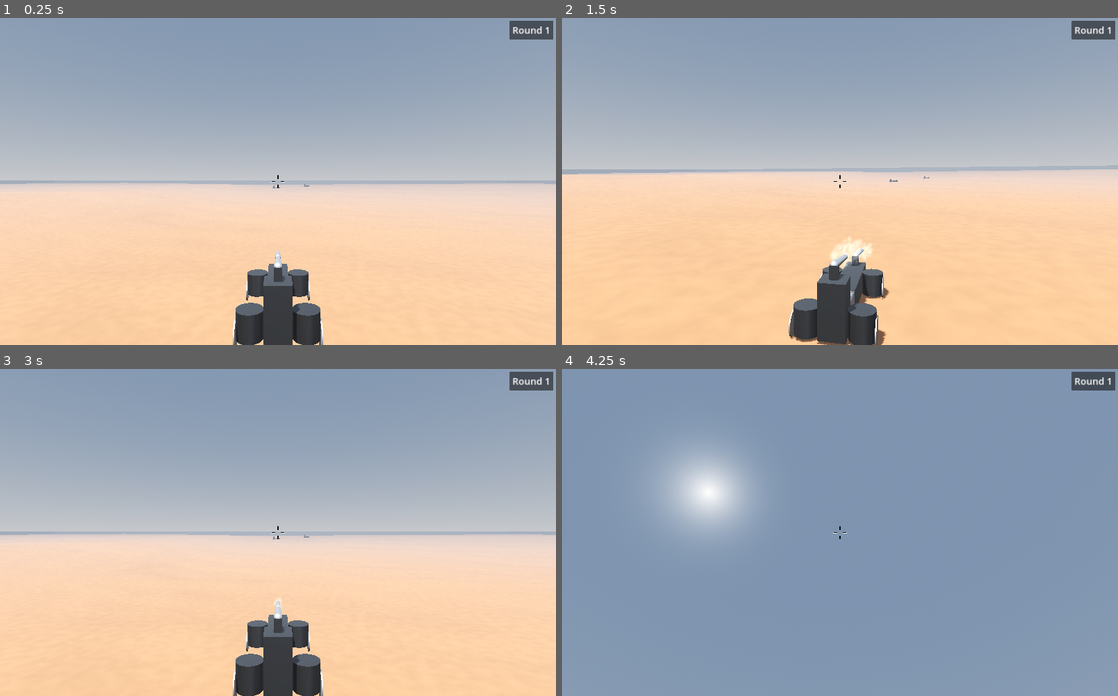
Above: before the commit, frames 1-4 (two rows, left to right).
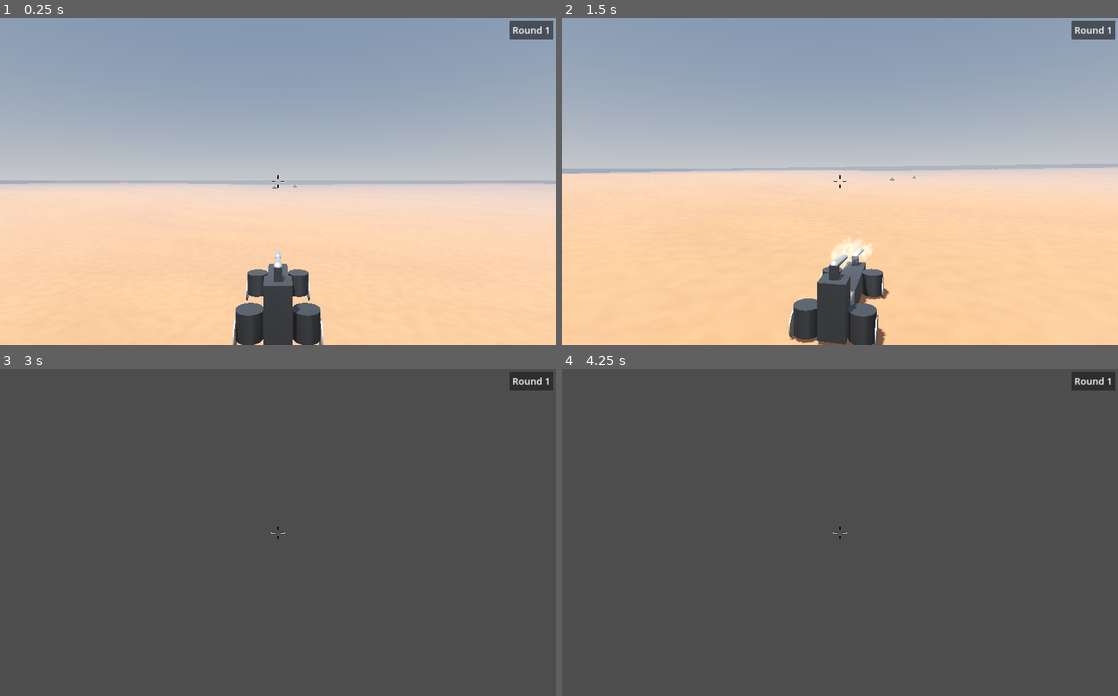
Above: after the commit, the same moments.

Repository: mcjohnalds/metal-skirmish
Game: Godot game, scene res://scenes/main.tscn
Same seed, same stepped clock (60 frames per second), same inputs: the game is played once before the commit and once after it.
Inputs (mouse positions are in pixels of both pictures, inside the frame that each line leads up to):
- Up to frame 1 (0.25 s): no input
- Up to frame 2 (1.5 s): tap Enter at 0.5 s; move the mouse to (867, 181) at 0.52 s; hold R (orbit) 0.53-1.28 s; hold W (move_forward) from 0.53 s (still down); click (867, 181) at 0.67 s; move the mouse to (812, 181) at 1.27 s; tap F (recenter) at 1.35 s
- Up to frame 3 (3 s): move the mouse to (289, 525) at 2.02 s; hold Tab (switch_scene) 2.03-2.75 s; release W (move_forward) at 2.75 s; click (505, 682) at 2.75 s
- Up to frame 4 (4.25 s): move the mouse to (834, 539) at 3.52 s; hold W (move_forward) from 3.53 s (still down); tap 1 at 3.6 s; click (834, 539) at 3.67 s

The runs differ from the first frame. In frame 1, less than 0.1% of the frame differs, in the area x 49-56%, y 50-53%; in frame 2, 0.7%; in frame 3, 98%; in frame 4, 100%, in the area x 0-100%, y 0-100%.
Error after the commit: Invalid access to property or key 'aim' on a base object of type 'null instance'. (res://scripts/vehicle.gd:171)

Commit message:
refactor vehicle scenes

Diff:
--- a/project.godot
+++ b/project.godot
@@ -78,7 +78,6 @@
 3d_physics/layer_1="vehicle"
 3d_physics/layer_2="ground"
 3d_physics/layer_3="giblet"
-3d_physics/layer_4="wall"
 
 [physics]
 
--- a/scenes/arena.tscn
+++ b/scenes/arena.tscn
@@ -1,20 +1,13 @@
-[gd_scene load_steps=16 format=3 uid="uid://dibolnwtlpcgq"]
+[gd_scene load_steps=11 format=3 uid="uid://dibolnwtlpcgq"]
 
 [ext_resource type="Script" path="res://scripts/arena.gd" id="1_vu6ok"]
 [ext_resource type="PackedScene" uid="uid://7k5xltg2hw8" path="res://scenes/environment.tscn" id="2_lr0bs"]
-[ext_resource type="Script" path="res://scripts/vehicle.gd" id="2_vd60c"]
 [ext_resource type="PackedScene" uid="uid://ca5c21n3ub847" path="res://scenes/wall.tscn" id="3_3iwxt"]
-[ext_resource type="PackedScene" uid="uid://cq4gywwo6nthu" path="res://scenes/armor_part.tscn" id="3_3sqo7"]
-[ext_resource type="PackedScene" uid="uid://dhjl4ne7kf1gk" path="res://scenes/wheel_part.tscn" id="4_smsly"]
-[ext_resource type="PackedScene" uid="uid://4fui5v13ebcj" path="res://scenes/gun_part.tscn" id="6_aqp3c"]
-[ext_resource type="PackedScene" uid="uid://cxwv3sxpc8d4n" path="res://scenes/cockpit_part.tscn" id="7_0evu1"]
+[ext_resource type="PackedScene" uid="uid://oqld8le6x6x" path="res://scenes/vehicle_small.tscn" id="4_x6iyi"]
 [ext_resource type="PackedScene" uid="uid://eewxycwm7fsg" path="res://scenes/ground.tscn" id="8_cv38k"]
 [ext_resource type="Texture2D" uid="uid://btykjkru56eb8" path="res://textures/crosshair.svg" id="13_cprpm"]
 [ext_resource type="PackedScene" uid="uid://270hj1ge6dxn" path="res://scenes/round_counter.tscn" id="14_ar3fi"]
 [ext_resource type="PackedScene" uid="uid://dumuf1e8lfu48" path="res://scenes/next_button.tscn" id="15_tpeo3"]
-
-[sub_resource type="SphereShape3D" id="SphereShape3D_agf0a"]
-radius = 7.375
 
 [sub_resource type="StandardMaterial3D" id="StandardMaterial3D_3cg83"]
 shading_mode = 0
@@ -43,113 +36,14 @@
 [node name="Wall4" parent="Walls" instance=ExtResource("3_3iwxt")]
 transform = Transform3D(-2.18557e-07, 3.48787e-16, 1, 3.48787e-16, 1, -3.48787e-16, -1, 3.48787e-16, -2.18557e-07, -997.5, 10, 2.08165e-12)
 
-[node name="Enemy1" type="RigidBody3D" parent="." groups=["vehicles"]]
-transform = Transform3D(0.453571, 0, -0.89122, 0, 1, 0, 0.89122, 0, 0.453571, 14.7995, 10.831, -27.4631)
-collision_mask = 11
-mass = 1000.0
-center_of_mass_mode = 1
-script = ExtResource("2_vd60c")
+[node name="VehicleSmall" parent="." instance=ExtResource("4_x6iyi")]
+transform = Transform3D(-1, 3.48787e-16, -8.74227e-08, 3.48787e-16, 1, -3.48787e-16, 8.74227e-08, -3.48787e-16, -1, -4.22319, 10.831, 16.1508)
 
-[node name="ArmorPart4" parent="Enemy1" instance=ExtResource("3_3sqo7")]
-transform = Transform3D(1, 0, 0, 0, 1, 0, 0, 0, 1, 1, 0, 0)
+[node name="VehicleSmall2" parent="." instance=ExtResource("4_x6iyi")]
+transform = Transform3D(-1, 3.48787e-16, -8.74228e-08, 3.48787e-16, 1, -3.48787e-16, 8.74228e-08, -3.48787e-16, -1, 14.7995, 10.831, -27.4631)
 
-[node name="ArmorPart7" parent="Enemy1" instance=ExtResource("3_3sqo7")]
-transform = Transform3D(1, 0, 0, 0, 1, 0, 0, 0, 1, 1, 1, 0)
-
-[node name="ArmorPart6" parent="Enemy1" instance=ExtResource("3_3sqo7")]
-transform = Transform3D(1, -1.61213e-08, -4.07376e-09, 2.03753e-08, 1, -1.41932e-08, -1.01877e-08, 1.24534e-08, 1, 1, -2.38419e-07, 2)
-
-[node name="ArmorPart9" parent="Enemy1" instance=ExtResource("3_3sqo7")]
-transform = Transform3D(1, -1.61213e-08, -4.07376e-09, 2.03753e-08, 1, -1.41932e-08, -1.01877e-08, 1.24534e-08, 1, 1, -2.38419e-07, 4)
-
-[node name="ArmorPart11" parent="Enemy1" instance=ExtResource("3_3sqo7")]
-transform = Transform3D(1, -1.61213e-08, -4.07376e-09, 2.03753e-08, 1, -1.41932e-08, -1.01877e-08, 1.24534e-08, 1, 1, -2.38419e-07, 3)
-
-[node name="ArmorPart12" parent="Enemy1" instance=ExtResource("3_3sqo7")]
-transform = Transform3D(1, -1.61213e-08, -4.07376e-09, 2.03753e-08, 1, -1.41932e-08, -1.01877e-08, 1.24534e-08, 1, 1, -2.38419e-07, 5)
-
-[node name="WheelPart1" parent="Enemy1" instance=ExtResource("4_smsly")]
-
-[node name="WheelPart2" parent="Enemy1" instance=ExtResource("4_smsly")]
-transform = Transform3D(1, 0, 0, 0, 1, 0, 0, 0, 1, 2, 0, 0)
-
-[node name="WheelPart3" parent="Enemy1" instance=ExtResource("4_smsly")]
-transform = Transform3D(1, 0, 0, 0, 1, 0, 0, 0, 1, 2, 0, 4)
-
-[node name="WheelPart4" parent="Enemy1" instance=ExtResource("4_smsly")]
-transform = Transform3D(1, 0, 0, 0, 1, 0, 0, 0, 1, 0, 0, 4)
-
-[node name="GunPart1" parent="Enemy1" instance=ExtResource("6_aqp3c")]
-transform = Transform3D(1, 0, 0, 0, 1, 0, 0, 0, 1, 1, 1, 5)
-
-[node name="GunPart2" parent="Enemy1" instance=ExtResource("6_aqp3c")]
-transform = Transform3D(1, 0, 0, 0, 1, 0, 0, 0, 1, 1, 2, 2.08165e-12)
-
-[node name="CockpitPart" parent="Enemy1" instance=ExtResource("7_0evu1")]
-transform = Transform3D(1, 0, 0, 0, 1, 0, 0, 0, 1, 1, 0, 1)
-
-[node name="VehicleDetector" type="Area3D" parent="Enemy1"]
-transform = Transform3D(1, 0, -5.06299e-09, 0, 1, 0, -7.43555e-09, 0, 1, 1.00002, 0, 7.33363)
-collision_layer = 0
-monitorable = false
-
-[node name="CollisionShape3D" type="CollisionShape3D" parent="Enemy1/VehicleDetector"]
-transform = Transform3D(1, 0, -5.06299e-09, 0, 1, 0, -7.43555e-09, 0, 1, 0, 0, 5.76094)
-shape = SubResource("SphereShape3D_agf0a")
-
-[node name="Enemy2" type="RigidBody3D" parent="." groups=["vehicles"]]
-transform = Transform3D(0.453571, 0, -0.89122, 0, 1, 0, 0.89122, 0, 0.453571, -17.8738, 10.831, 59.0842)
-collision_mask = 11
-mass = 1000.0
-center_of_mass_mode = 1
-script = ExtResource("2_vd60c")
-
-[node name="ArmorPart4" parent="Enemy2" instance=ExtResource("3_3sqo7")]
-transform = Transform3D(1, 0, 0, 0, 1, 0, 0, 0, 1, 1, 0, 0)
-
-[node name="ArmorPart7" parent="Enemy2" instance=ExtResource("3_3sqo7")]
-transform = Transform3D(1, 0, 0, 0, 1, 0, 0, 0, 1, 1, 1, 0)
-
-[node name="ArmorPart6" parent="Enemy2" instance=ExtResource("3_3sqo7")]
-transform = Transform3D(1, -1.61213e-08, -4.07376e-09, 2.03753e-08, 1, -1.41932e-08, -1.01877e-08, 1.24534e-08, 1, 1, -2.38419e-07, 2)
-
-[node name="ArmorPart9" parent="Enemy2" instance=ExtResource("3_3sqo7")]
-transform = Transform3D(1, -1.61213e-08, -4.07376e-09, 2.03753e-08, 1, -1.41932e-08, -1.01877e-08, 1.24534e-08, 1, 1, -2.38419e-07, 4)
-
-[node name="ArmorPart11" parent="Enemy2" instance=ExtResource("3_3sqo7")]
-transform = Transform3D(1, -1.61213e-08, -4.07376e-09, 2.03753e-08, 1, -1.41932e-08, -1.01877e-08, 1.24534e-08, 1, 1, -2.38419e-07, 3)
-
-[node name="ArmorPart12" parent="Enemy2" instance=ExtResource("3_3sqo7")]
-transform = Transform3D(1, -1.61213e-08, -4.07376e-09, 2.03753e-08, 1, -1.41932e-08, -1.01877e-08, 1.24534e-08, 1, 1, -2.38419e-07, 5)
-
-[node name="WheelPart1" parent="Enemy2" instance=ExtResource("4_smsly")]
-
-[node name="WheelPart2" parent="Enemy2" instance=ExtResource("4_smsly")]
-transform = Transform3D(1, 0, 0, 0, 1, 0, 0, 0, 1, 2, 0, 0)
-
-[node name="WheelPart3" parent="Enemy2" instance=ExtResource("4_smsly")]
-transform = Transform3D(1, 0, 0, 0, 1, 0, 0, 0, 1, 2, 0, 4)
-
-[node name="WheelPart4" parent="Enemy2" instance=ExtResource("4_smsly")]
-transform = Transform3D(1, 0, 0, 0, 1, 0, 0, 0, 1, 0, 0, 4)
-
-[node name="GunPart1" parent="Enemy2" instance=ExtResource("6_aqp3c")]
-transform = Transform3D(1, 0, 0, 0, 1, 0, 0, 0, 1, 1, 1, 5)
-
-[node name="GunPart2" parent="Enemy2" instance=ExtResource("6_aqp3c")]
-transform = Transform3D(1, 0, 0, 0, 1, 0, 0, 0, 1, 1, 2, 2.08165e-12)
-
-[node name="CockpitPart" parent="Enemy2" instance=ExtResource("7_0evu1")]
-transform = Transform3D(1, 0, 0, 0, 1, 0, 0, 0, 1, 1, 0, 1)
-
-[node name="VehicleDetector" type="Area3D" parent="Enemy2"]
-transform = Transform3D(1, 0, -5.06299e-09, 0, 1, 0, -7.43555e-09, 0, 1, 1.00002, 0, 7.33363)
-collision_layer = 0
-monitorable = false
-
-[node name="CollisionShape3D" type="CollisionShape3D" parent="Enemy2/VehicleDetector"]
-transform = Transform3D(1, 0, -5.06299e-09, 0, 1, 0, -7.43555e-09, 0, 1, 0, 0, 5.76094)
-shape = SubResource("SphereShape3D_agf0a")
+[node name="EnemySpawnPoint" type="Node3D" parent="."]
+transform = Transform3D(-1, 3.48787e-16, -8.74228e-08, 3.48787e-16, 1, -3.48787e-16, 8.74228e-08, -3.48787e-16, -1, 14.7995, 10.831, -27.4631)
 
 [node name="Ground" parent="." instance=ExtResource("8_cv38k")]
 
--- a/scenes/vehicle_base.tscn
+++ b/scenes/vehicle_base.tscn
@@ -4,7 +4,5 @@
 
 [node name="VehicleBase" type="RigidBody3D" groups=["vehicles"]]
 collision_mask = 11
-mass = 1000.0
 center_of_mass_mode = 1
 script = ExtResource("1_6oti5")
-is_player = true
--- a/scenes/vehicle_small.tscn
+++ b/scenes/vehicle_small.tscn
@@ -1,52 +1,59 @@
-[gd_scene load_steps=6 format=3 uid="uid://b4cn5shwftu0n"]
+[gd_scene load_steps=7 format=3 uid="uid://oqld8le6x6x"]
 
-[ext_resource type="Script" path="res://scripts/vehicle.gd" id="1_p0kvn"]
+[ext_resource type="PackedScene" uid="uid://snnaytk25wxo" path="res://scenes/vehicle_base.tscn" id="1_toe2t"]
 [ext_resource type="PackedScene" uid="uid://cxwv3sxpc8d4n" path="res://scenes/cockpit_part.tscn" id="2_rme1l"]
 [ext_resource type="PackedScene" uid="uid://cq4gywwo6nthu" path="res://scenes/armor_part.tscn" id="3_wb03o"]
 [ext_resource type="PackedScene" uid="uid://dhjl4ne7kf1gk" path="res://scenes/wheel_part.tscn" id="4_uhlc6"]
 [ext_resource type="PackedScene" uid="uid://4fui5v13ebcj" path="res://scenes/gun_part.tscn" id="5_jxakr"]
 
-[node name="VehicleSmall" type="RigidBody3D" groups=["vehicles"]]
-collision_mask = 11
-mass = 1000.0
-center_of_mass_mode = 1
-script = ExtResource("1_p0kvn")
-is_player = true
+[sub_resource type="SphereShape3D" id="SphereShape3D_4q23m"]
+radius = 7.375
 
-[node name="CockpitPart" parent="." instance=ExtResource("2_rme1l")]
+[node name="VehicleSmall" instance=ExtResource("1_toe2t")]
 
-[node name="ArmorPart4" parent="." instance=ExtResource("3_wb03o")]
+[node name="CockpitPart" parent="." index="0" instance=ExtResource("2_rme1l")]
+
+[node name="ArmorPart4" parent="." index="1" instance=ExtResource("3_wb03o")]
 transform = Transform3D(1, 0, 0, 0, 1, 0, 0, 0, 1, 0, 0, -1)
 
-[node name="ArmorPart7" parent="." instance=ExtResource("3_wb03o")]
+[node name="ArmorPart7" parent="." index="2" instance=ExtResource("3_wb03o")]
 transform = Transform3D(1, 0, 0, 0, 1, 0, 0, 0, 1, 0, 1, -1)
 
-[node name="ArmorPart6" parent="." instance=ExtResource("3_wb03o")]
+[node name="ArmorPart6" parent="." index="3" instance=ExtResource("3_wb03o")]
 transform = Transform3D(1, -1.61213e-08, -4.07376e-09, 2.03753e-08, 1, -1.41932e-08, -1.01877e-08, 1.24534e-08, 1, 0, 0, 1)
 
-[node name="ArmorPart9" parent="." instance=ExtResource("3_wb03o")]
+[node name="ArmorPart9" parent="." index="4" instance=ExtResource("3_wb03o")]
 transform = Transform3D(1, -1.61213e-08, -4.07376e-09, 2.03753e-08, 1, -1.41932e-08, -1.01877e-08, 1.24534e-08, 1, 0, 0, 3)
 
-[node name="ArmorPart11" parent="." instance=ExtResource("3_wb03o")]
+[node name="ArmorPart11" parent="." index="5" instance=ExtResource("3_wb03o")]
 transform = Transform3D(1, -1.61213e-08, -4.07376e-09, 2.03753e-08, 1, -1.41932e-08, -1.01877e-08, 1.24534e-08, 1, 0, 0, 2)
 
-[node name="ArmorPart12" parent="." instance=ExtResource("3_wb03o")]
+[node name="ArmorPart12" parent="." index="6" instance=ExtResource("3_wb03o")]
 transform = Transform3D(1, -1.61213e-08, -4.07376e-09, 2.03753e-08, 1, -1.41932e-08, -1.01877e-08, 1.24534e-08, 1, 0, 0, 4)
 
-[node name="WheelPart1" parent="." instance=ExtResource("4_uhlc6")]
+[node name="WheelPart1" parent="." index="7" instance=ExtResource("4_uhlc6")]
 transform = Transform3D(1, 0, 0, 0, 1, 0, 0, 0, 1, -1, 0, -1)
 
-[node name="WheelPart2" parent="." instance=ExtResource("4_uhlc6")]
+[node name="WheelPart2" parent="." index="8" instance=ExtResource("4_uhlc6")]
 transform = Transform3D(1, 0, 0, 0, 1, 0, 0, 0, 1, 1, 0, -1)
 
-[node name="WheelPart3" parent="." instance=ExtResource("4_uhlc6")]
+[node name="WheelPart3" parent="." index="9" instance=ExtResource("4_uhlc6")]
 transform = Transform3D(1, 0, 0, 0, 1, 0, 0, 0, 1, 1, 0, 3)
 
-[node name="WheelPart4" parent="." instance=ExtResource("4_uhlc6")]
+[node name="WheelPart4" parent="." index="10" instance=ExtResource("4_uhlc6")]
 transform = Transform3D(1, 0, 0, 0, 1, 0, 0, 0, 1, -1, 0, 3)
 
-[node name="GunPart1" parent="." instance=ExtResource("5_jxakr")]
+[node name="GunPart1" parent="." index="11" instance=ExtResource("5_jxakr")]
 transform = Transform3D(1, 0, 0, 0, 1, 0, 0, 0, 1, 0, 1, 4)
 
-[node name="GunPart2" parent="." instance=ExtResource("5_jxakr")]
+[node name="GunPart2" parent="." index="12" instance=ExtResource("5_jxakr")]
 transform = Transform3D(1, 0, 0, 0, 1, 0, 0, 0, 1, 0, 2, -1)
+
+[node name="VehicleDetector" type="Area3D" parent="." index="13"]
+transform = Transform3D(1, 0, -5.06299e-09, 0, 1, 0, -7.43555e-09, 0, 1, 1.00002, 0, 7.33363)
+collision_layer = 0
+monitorable = false
+
+[node name="CollisionShape3D" type="CollisionShape3D" parent="VehicleDetector" index="0"]
+transform = Transform3D(1, 0, -5.06299e-09, 0, 1, 0, -7.43555e-09, 0, 1, 0, 0, 5.76094)
+shape = SubResource("SphereShape3D_4q23m")
--- a/scripts/main.gd
+++ b/scripts/main.gd
@@ -45,6 +45,7 @@
 		garage = null
 	else:
 		player = vehicle_small_scene.instantiate()
+		player.is_player = true
 
 	arena = arena_scene.instantiate()
 	arena.player = player
--- a/scripts/vehicle.gd
+++ b/scripts/vehicle.gd
@@ -6,7 +6,7 @@
 const BULLET_DAMAGE := 10.0
 const ENEMY_SHOOTING_ENABLED := true
 const ENEMY_INACCURACY := 0.1
-const ENGINE_TORQUE := 7500.0 * 10.0
+const ENGINE_TORQUE := 7500.0
 const SPRING_STRENGTH := 100.0
 const SPRING_DAMPING := 0.15
 const SPRING_REST_DISTANCE := 0.6
Not shown, changed: misc/todo.txt
